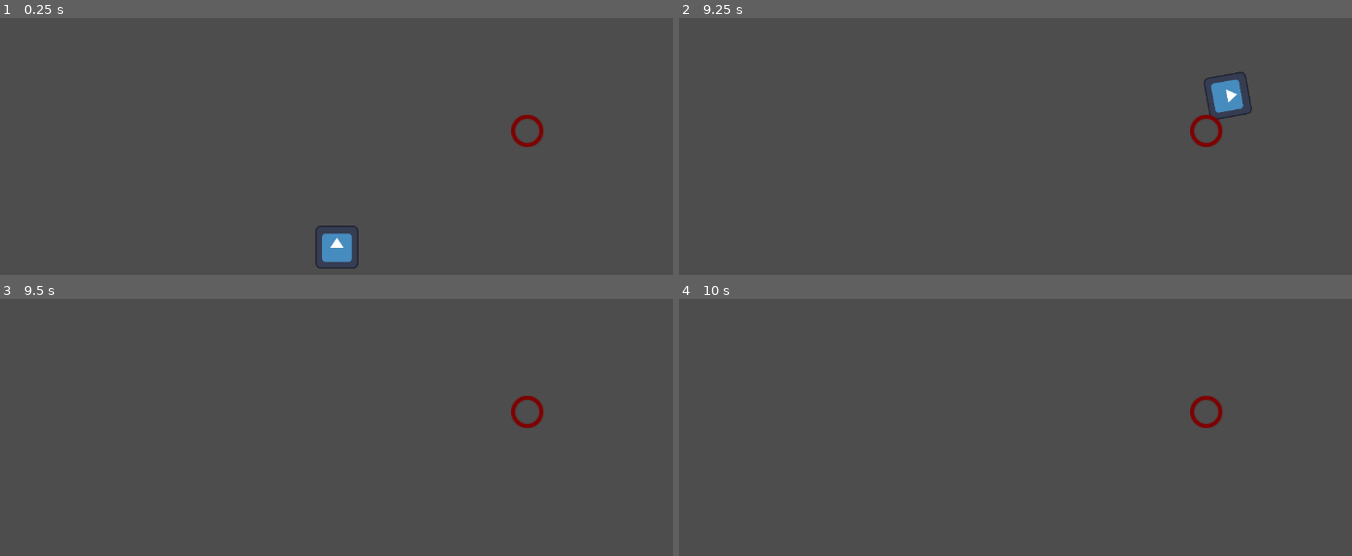
Above: before the commit, frames 1-4 (two rows, left to right).
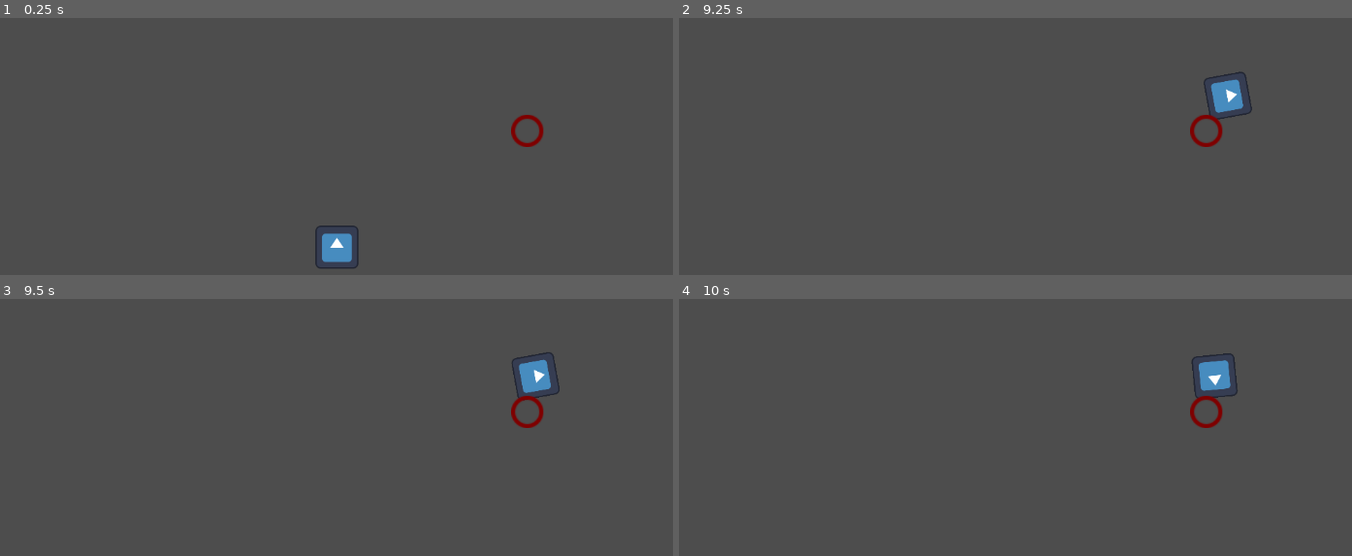
Above: after the commit, the same moments.

Repository: longhousedev/gamejam2024
Game: Godot game, scene res://Levels/TestLevel.tscn
Same seed, same stepped clock (60 frames per second), same inputs: the game is played once before the commit and once after it. The engine's default icon, where the game draws it, is replaced by a stand-in: a white triangle on a blue panel in a dark square.
Inputs (mouse positions are in pixels of both pictures, inside the frame that each line leads up to):
- Up to frame 1 (0.25 s): no input
- Up to frame 2 (9.25 s): tap Enter at 0.5, 2.75, 6.5 s; move the mouse to (outside the picture) at 0.52 s; hold W (move_up) 0.53-2.03 s; right-click (outside the picture) at 0.6 s; move the mouse to (outside the picture) at 1.27 s; tap Q (rotate_anticlock) every 2.25 s from 1.35 to 8.1 s; tap Space at 2, 3.5, 7.25 s; move the mouse to (779, 169) at 2.02 s; hold A (move_left) 2.03-3.53 s; tap E (rotate_clock) every 2.25 s from 2.1 to 8.85 s; move the mouse to (1049, 236) at 2.77 s; right-click (1049, 236) at 2.85 s; move the mouse to (894, 125) at 3.52 s; hold S (move_down) 3.53-4.28 s; move the mouse to (1177, 213) at 4.27 s; hold D (move_right) 4.28-5.03 s; move the mouse to (853, 257) at 5.02 s; hold W (move_up) 5.03-5.78 s; right-click (853, 257) at 5.1 s; move the mouse to (1089, 138) at 5.77 s; hold D (move_right) 5.78-8.03 s; move the mouse to (outside the picture) at 6.52 s; move the mouse to (outside the picture) at 7.27 s; right-click (outside the picture) at 7.35 s; move the mouse to (779, 169) at 8.02 s; hold S (move_down) 8.03-8.78 s; move the mouse to (1049, 236) at 8.77 s; hold A (move_left) from 8.78 s (still down)
- Up to frame 3 (9.5 s): keep holding A (move_left)
- Up to frame 4 (10 s): move the mouse to (894, 406) at 9.52 s; release A (move_left) at 9.53 s; hold W (move_up) from 9.53 s (still down); right-click (894, 406) at 9.6 s

Frames 1-2 are identical in both runs. In frame 3, 0.6% of the frame differs, in the area x 76-84%, y 20-39%; in frame 4, 0.6%, in the area x 76-83%, y 21-39%.

Commit message:
Reloads the scene when Player dies

Diff:
--- a/Scripts/player_movement.gd
+++ b/Scripts/player_movement.gd
@@ -11,6 +11,7 @@
 @export var rayCastAngle:float;
 @export var rayLength:int;
 var rayCasts:Array = [];
+var dead = false;
 
 func _physics_process(delta):
 
@@ -29,13 +30,19 @@
 	var input_direction = Input.get_vector("move_left", "move_right", "move_up", "move_down")
 	velocity = input_direction * SPEED
 
+	if dead:
+		velocity = velocity * 0
+
 	move_and_slide()
 
 	for i in get_slide_collision_count():
 		var collision = get_slide_collision(i)
 		if collision.get_collider().is_in_group("enemy"):
-			print("I hit an enemy!")
-			queue_free()
+			if !dead:
+				dead = true
+				print("I hit an enemy!")
+				await get_tree().create_timer(1.0).timeout
+				get_tree().reload_current_scene()
 
 func rayCasting():
 	rayCasts.clear();
